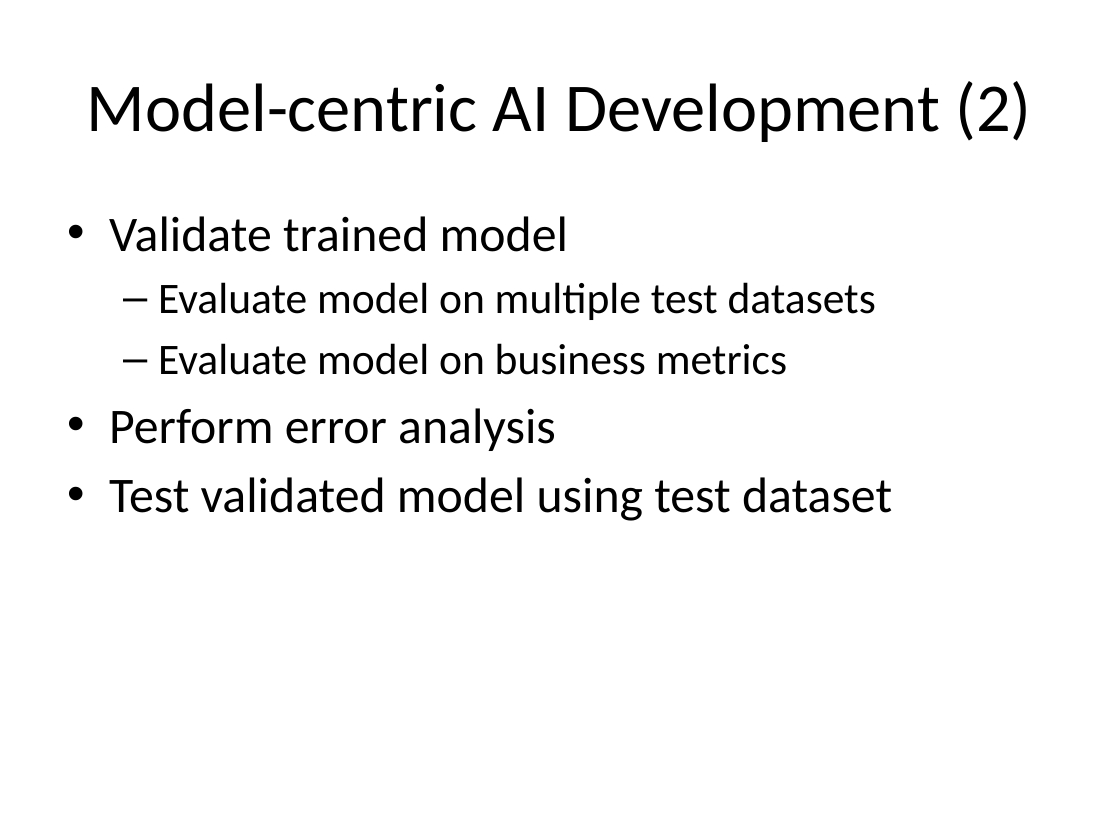
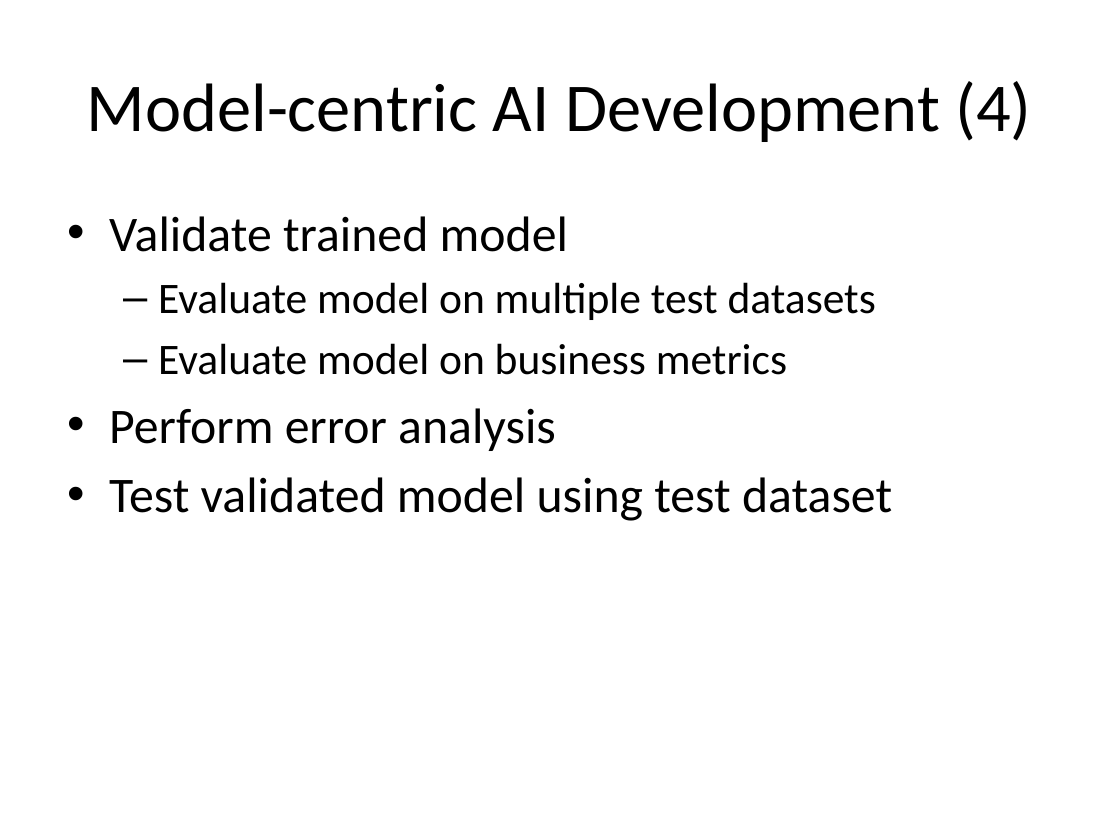
Before and after one commit to look4pritam/ArtificialIntelligence, a slide deck: slide 23 of MLLifeCycle/MachineLearningProjectLifecycle.pptx (slide 22 before the commit). Drawn at 1120x840 pixels with LibreOffice and Linux fonts; fonts in the diff are those of the drawing. Boxes give left, top, right and bottom in pixels: in the first picture for what was removed or moved away, otherwise in the second. Text is boxed around its words. In the diff, an @@ line names an element or a change of style, - is before the commit and + after.

```diff
--- a/MLLifeCycle/MachineLearningProjectLifecycle.pptx
+++ b/MLLifeCycle/MachineLearningProjectLifecycle.pptx
@@ title at [87,81,1031,142]: text changed @@
-Model-centric AI Development (2)
+Model-centric AI Development (4)
```
Also in this commit, not shown: 8 other slides changed, 7 slides added, 1 slide removed.
